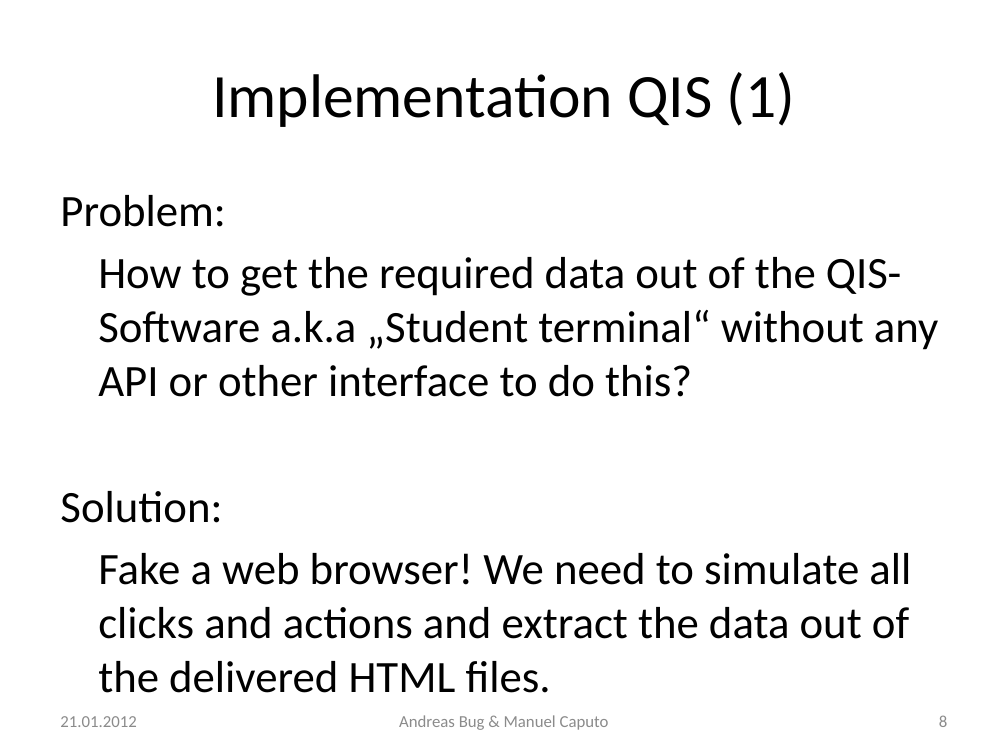
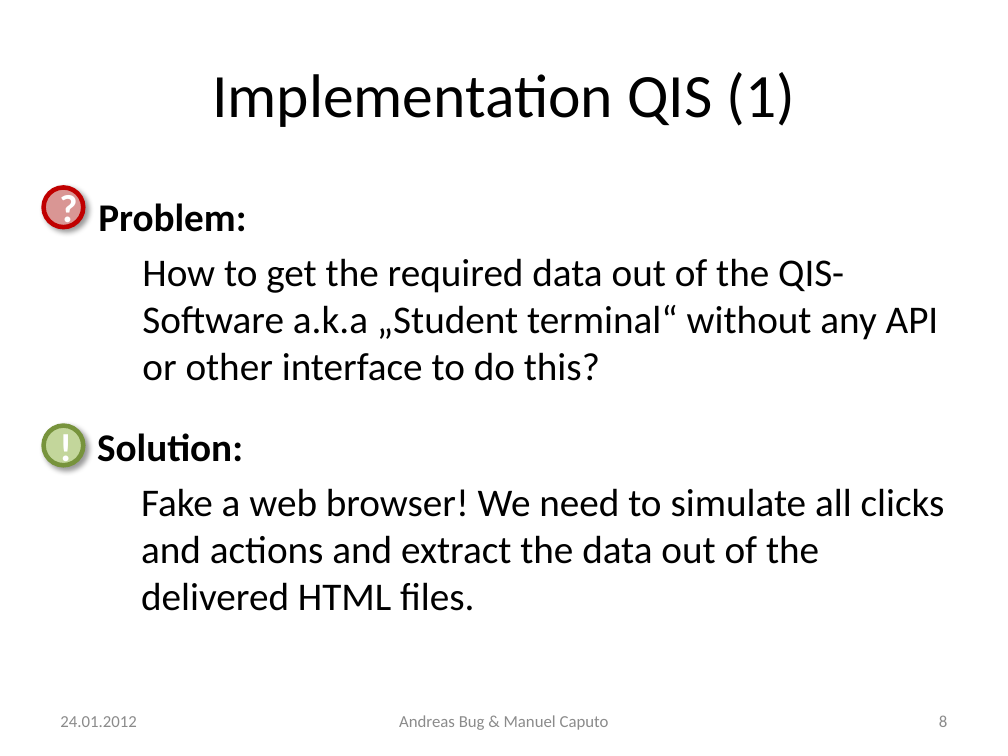
Before and after one commit to n0rf/htwg-grade-app, a slide deck: slide 8 of docs/notenapp-praesi.pptx. Drawn at 1008x756 pixels with LibreOffice and Linux fonts; fonts in the diff are those of the drawing. Boxes give left, top, right and bottom in pixels: in the first picture for what was removed or moved away, otherwise in the second. Text is boxed around its words. In the diff, an @@ line names an element or a change of style, - is before the commit and + after.

```diff
--- a/docs/notenapp-praesi.pptx
+++ b/docs/notenapp-praesi.pptx
@@ ellipse added at (43,187,83,227), fill #D99694, outline #C00000 3.25 pt, 28 pt, text #FFFFFF, bold @@
+?
@@ text "Problem:": place and size @@
-text "Problem:" at (60,195,938,693)
+text "Problem:" at (98,203,939,381)
@@ text "Problem:" at (98,203,939,381): size 32 to 28 pt; bold on in "Problem:"; list level 1 to 2 in "How to get the required ..." @@
@@ ellipse added at (43,425,83,465), fill #C3D69B, outline #77933C 3.25 pt, 28 pt, text #FFFFFF, bold @@
+!
@@ text added at (97,433,945,611), 28 pt, text #000000 @@
+Solution:
+  Fake a web browser! We need to simulate all clicks and actions and extract the data out of the delivered HTML files.
@@ text at (60,491,911,693): paragraphs removed @@
-Solution:
-Fake a web browser! We need to simulate all clicks and actions and extract the data out of the delivered HTML files.
@@ text at (60,716,136,727): text changed @@
-21.01.2012
+24.01.2012
```
Also in this commit, not shown: 13 other slides changed.
